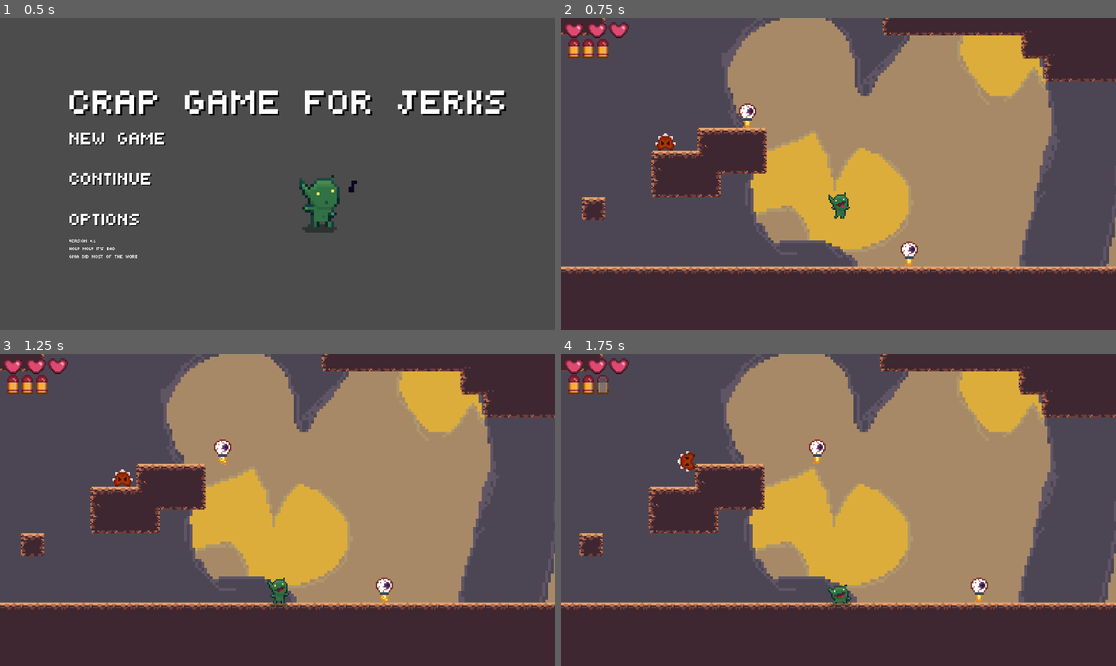
Above: before the commit, frames 1-4 (two rows, left to right).
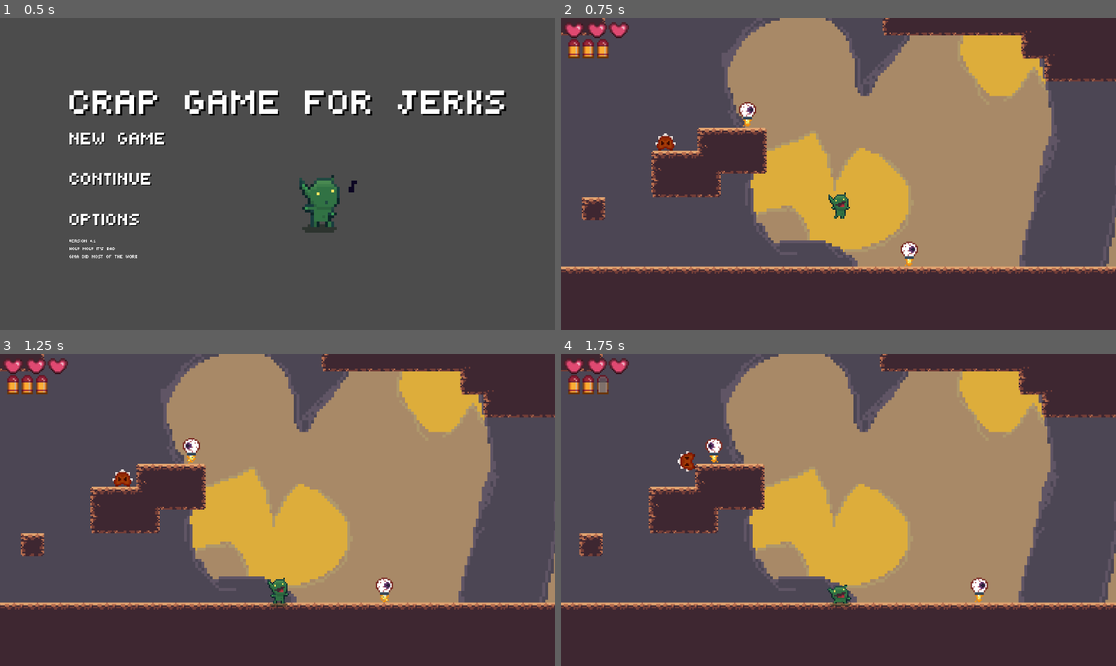
Above: after the commit, the same moments.

Repository: htimsekim/gobbo
Game: Godot game, scene res://src/title/titleMenu.tscn
Same seed, same stepped clock (60 frames per second), same inputs: the game is played once before the commit and once after it.
Inputs (mouse positions are in pixels of both pictures, inside the frame that each line leads up to):
- Up to frame 1 (0.5 s): no input
- Up to frame 2 (0.75 s): click "new game" at 0.5 s
- Up to frame 3 (1.25 s): no input
- Up to frame 4 (1.75 s): move the mouse to (960, 494) at 1.27 s; hold Right (move_right) from 1.28 s (still down); hold S (crouch) from 1.28 s (still down); click (960, 494) at 1.42 s; tap Space (jump) at 1.52 s

Frame 1 is identical in both runs. In frame 2, 0.1% of the frame differs, in the area x 32-36%, y 26-36%; in frame 3, 0.3%, in the area x 32-42%, y 26-36%; in frame 4, 0.3%.
Error in both runs: Invalid get index '0' (on base: 'Array'). (res://src/title/newGameButton.gd:11)

Commit message:
enemy raycast

Diff:
--- a/src/Main/Game.gd
+++ /dev/null
@@ -1 +0,0 @@
-extends Node
--- a/src/Main/Game.tscn
+++ /dev/null
@@ -1,6 +0,0 @@
-[gd_scene load_steps=2 format=2]
-
-[ext_resource path="res://src/Main/Game.gd" type="Script" id=4]
-
-[node name="Game" type="Node"]
-script = ExtResource( 4 )
--- a/src/Objects/Hurtbox.tscn
+++ b/src/Objects/Hurtbox.tscn
@@ -12,5 +12,10 @@
 [node name="Timer" type="Timer" parent="."]
 wait_time = 1.5
 one_shot = true
+
+[node name="FloorDetector" type="RayCast2D" parent="."]
+enabled = true
+cast_to = Vector2( 0, 6 )
+collision_mask = 2
 [connection signal="area_entered" from="." to="." method="_on_Hurtbox_area_entered"]
 [connection signal="timeout" from="Timer" to="." method="_on_Timer_timeout"]
--- a/src/Objects/enemyoculon.tscn
+++ b/src/Objects/enemyoculon.tscn
@@ -82,4 +82,7 @@
 position = Vector2( 0, -0.372037 )
 shape = SubResource( 3 )
 
+[node name="FloorDetector" parent="Hurtbox" index="2"]
+position = Vector2( 0, 7.83405 )
+
 [editable path="Hurtbox"]
--- a/src/Objects/enemypatrol.gd
+++ b/src/Objects/enemypatrol.gd
@@ -2,14 +2,20 @@
 extends KinematicBody2D
 
 onready var direction = Vector2(1,0)
+onready var platform_detector = $Hurtbox
 export(int) var patrolDistance # walking distance of enemy
 export(int) var movespeed # walking distance of enemy
 var start_pos = 0
 
 func _ready():
 	start_pos = position.x
+	platform_detector = platform_detector.get_node("FloorDetector")
 
 func _physics_process(_delta): # Called every frame. _delta isn't used
+	var is_on_platform = platform_detector.is_colliding()
+	if is_on_platform == false:
+		direction.x *= -1
+
 	if direction.x == 1: #flip character in right direction and patrol him
 		$Sprite.flip_h = false # Set Enemy facing right
 		if position.x < start_pos + patrolDistance:
--- a/src/Objects/enemyskeleman-walker.tscn
+++ b/src/Objects/enemyskeleman-walker.tscn
@@ -79,4 +79,7 @@
 position = Vector2( -0.161987, -0.722967 )
 shape = SubResource( 3 )
 
+[node name="FloorDetector" parent="Hurtbox" index="2"]
+position = Vector2( -0.323978, 10 )
+
 [editable path="Hurtbox"]
--- a/src/Objects/enemyskeleman.tscn
+++ b/src/Objects/enemyskeleman.tscn
@@ -108,4 +108,7 @@
 position = Vector2( -8.33759, 0.219012 )
 shape = SubResource( 4 )
 
+[node name="FloorDetector" parent="Hurtbox" index="2"]
+position = Vector2( -8.3, 21.347 )
+
 [editable path="Hurtbox"]
--- a/src/levels/demo.tscn
+++ b/src/levels/demo.tscn
@@ -53,7 +53,7 @@
 position = Vector2( -453.77, 55.8232 )
 
 [node name="Enemy2" parent="level" instance=ExtResource( 3 )]
-position = Vector2( -565.739, -37.3368 )
+position = Vector2( -565.708, -40.7979 )
 
 [node name="crawler" parent="level" instance=ExtResource( 8 )]
 position = Vector2( -617.475, -24.0014 )
